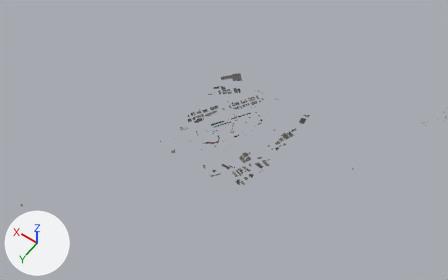
What one commit did to the glTF model fun-racer/assets/tracks/catalunya/scenery.glb.
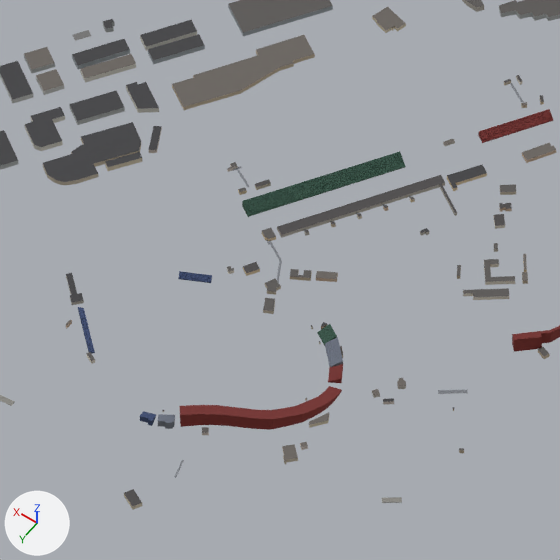
Each version appears first from a 50 mm camera at (-4742.0, 6266.0, 9591.0) aimed at (-355.0, 124.0, -60.0), and next in a close-up on the part from 42% to 53% of the width and 38% to 55% of the height. Every picture has the same lights, and +X, +Y and +Z are marked at lower left. The last two pictures show the newer version. Vertices at exactly the same position are counted once.

The first close-up shows 'chunk_14_15', 'chunk_15_13', 'chunk_15_14', 'chunk_15_15', 'chunk_15_16', 'chunk_16_14', 'chunk_16_15', 'chunk_16_16', 'chunk_17_14', 'chunk_17_15' and 2 more.
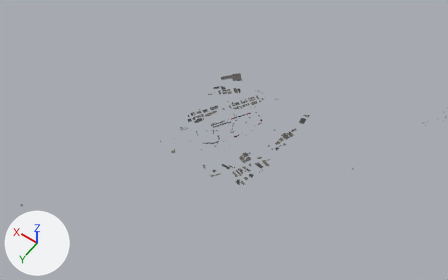
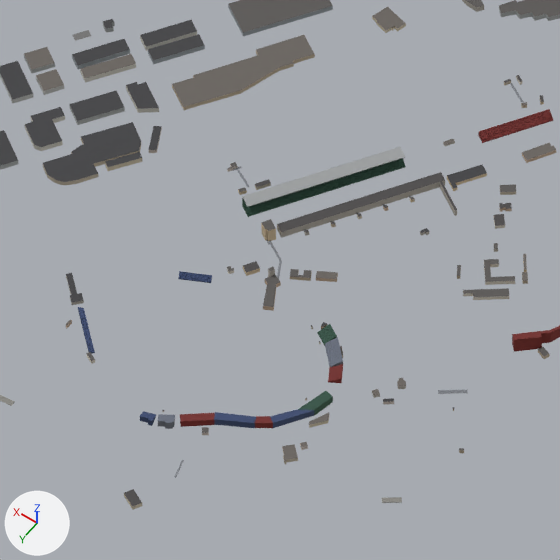
Where the change shows, as pixel boxes (x1, y1, x2, y2) in the close-ups (560 x 560 px; the box of a moved part takes in the faces that stretch with it):
'chunk_15_14', reshaped (17% narrower): before (180, 228, 380, 450); after (214, 219, 380, 450)
part 1 of me_chunk_15_14, added (blue): after (214, 412, 256, 428)
part 2 of me_chunk_15_14, added (blue): after (270, 410, 314, 428)
part 3 of me_chunk_15_14, added: after (255, 416, 273, 428)
part 4 of me_chunk_15_14, added: after (263, 274, 281, 311)
part 5 of me_chunk_15_14, deleted: before (263, 298, 275, 314)
part 6 of me_chunk_15_14, moved or reshaped: before (180, 386, 342, 430); after (298, 391, 333, 416)
part 7 of me_chunk_15_14, moved or reshaped: before (243, 228, 281, 295); after (243, 219, 276, 277)
part 8 of me_chunk_15_15, moved or reshaped: before (242, 151, 457, 237); after (242, 147, 457, 237)

What the commit changed:
me_chunk_15_14 is used by ob_chunk_15_14; location (0.0, 0.0, 0.0).
me_chunk_15_14 had 1018 vertices, 1412 faces and spanned x -387.0..-9.0, y 15.0..453.0, z -2.0..48.0.
me_chunk_15_14 now has 1418 vertices, 1941 faces and spans x -387.0..-9.0, y 15.0..418.0, z -2.0..42.0.
me_chunk_15_14 part 1: a new loose piece of 170 vertices spanning x -256.0..-184.0, y 366.0..418.0, z 18.0..33.0.
me_chunk_15_14 part 2: a new loose piece of 164 vertices spanning x -320.0..-263.0, y 308.0..368.0, z 19.0..34.0.
me_chunk_15_14 part 3: a new loose piece of 164 vertices spanning x -280.0..-245.0, y 353.0..385.0, z 19.0..34.0.
me_chunk_15_14 part 4: a new loose piece of 14 vertices spanning x -135.0..-86.0, y 108.0..175.0, z 19.0..29.0.
me_chunk_15_14 part 5: the loose piece of 8 vertices spanning x -135.0..-106.0, y 144.0..175.0, z 10.0..18.0 is deleted.
me_chunk_15_14 part 6: 1 vertex moved from x -306.0, y 254.0, z 17.0 to x -306.0, y 254.0, z 19.0; 284 vertices removed from x -329.0..-138.0, y 238.0..453.0, z 17.0..48.0; 186 vertices added at x -329.0..-290.0, y 254.0..318.0, z 19.0..35.0.
me_chunk_15_14 part 7: 13 vertices moved from x -112.0..-9.0, y 15.0..131.0, z 5.0..18.0 to x -91.0..-9.0, y 15.0..126.0, z 10.0..42.0; 10 vertices removed from x -113.0..-86.0, y 108.0..138.0, z 10.0..18.0; 4 vertices added at x -95.0..-85.0, y 105.0..114.0, z 10.0..42.0.
me_chunk_15_15 is used by ob_chunk_15_15; location (0.0, 0.0, 0.0).
me_chunk_15_15 had 430 vertices, 591 faces and spanned x -438.0..52.0, y -415.0..18.0, z -6.0..20.0.
me_chunk_15_15 now has 438 vertices, 603 faces and spans x -438.0..52.0, y -415.0..18.0, z -6.0..26.0.
Part 8, on me_chunk_15_15:
26 vertices in x -255.0..52.0, y -247.0..18.0, z 5.0..13.0 move by (0.0, 0.0, 7.0).
24 vertices in x -120.0..40.0, y -235.0..13.0, z 2.0..6.0 move by (0.0, 0.0, 2.0).
20 vertices in x -113.0..45.0, y -238.0..9.0, z 6.0..9.0 move by (0.0, 0.0, 4.0).
20 vertices in x -108.0..50.0, y -241.0..6.0, z 9.0..12.0 move by (0.0, 0.0, 6.0).
8 vertices in x -121.0..35.0, y -232.0..13.0, z 2.0..3.0 move by (0.0, 0.0, 1.0).
8 vertices in x -116.0..40.0, y -236.0..10.0, z 5.0..6.0 move by (0.0, 0.0, 3.0).
8 vertices move from x -111.0..45.0, y -239.0..7.0, z 8.0..9.0 to x -111.0..45.0, y -239.0..7.0, z 13.0..14.0.
8 vertices are added at x -123.0..52.0, y -243.0..15.0, z 24.0..26.0.
12 new faces join them, mat_metal.
